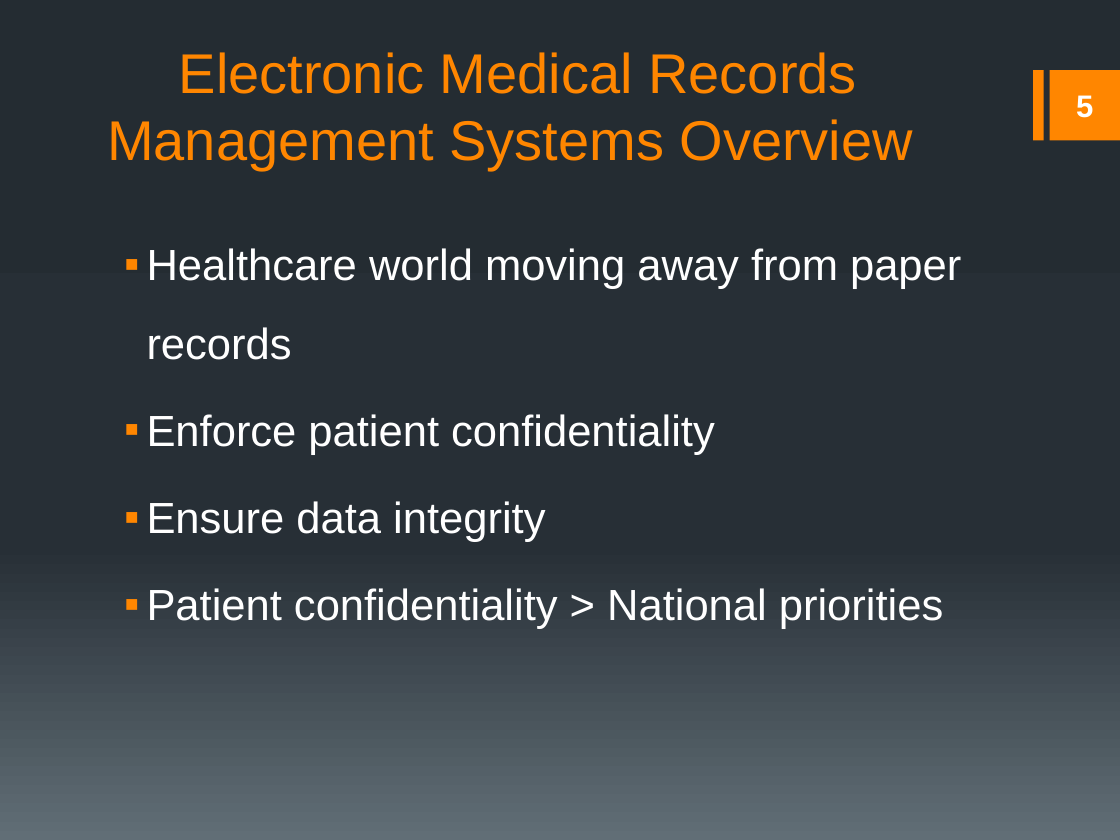
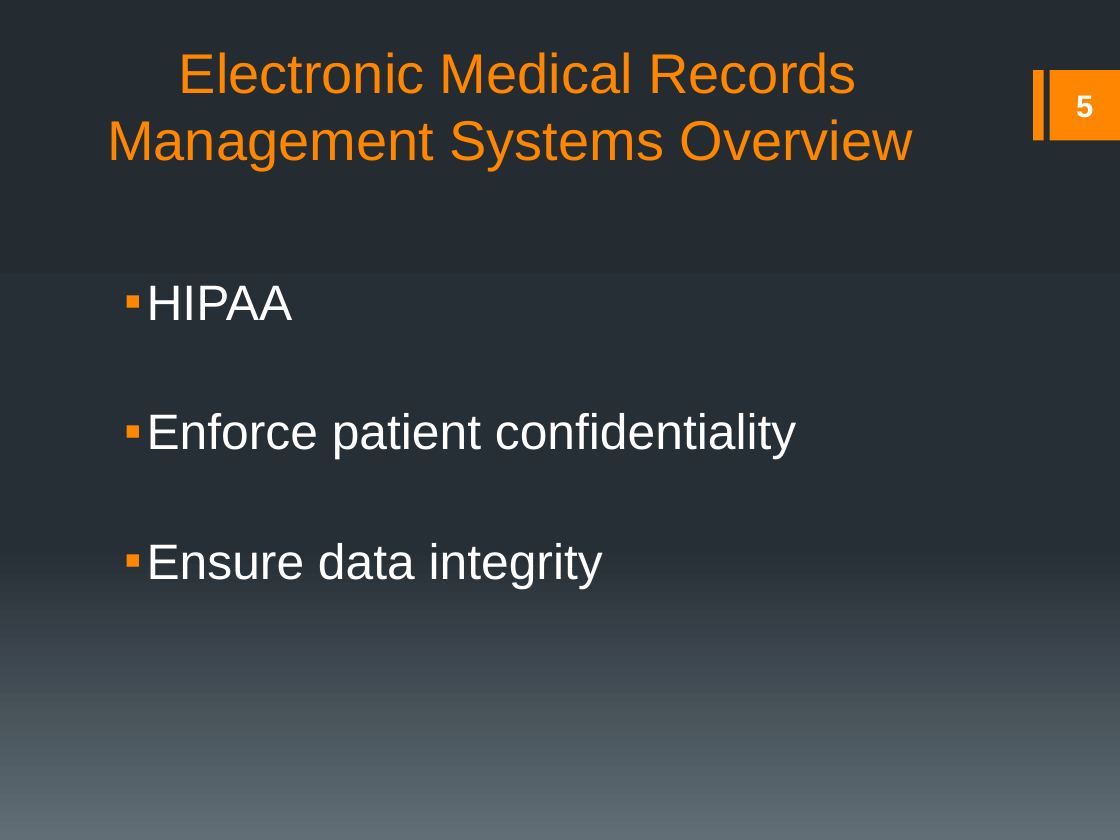
Before and after one commit to rmkane/semrs, a slide deck: slide 5 of Documentation/Final_Presentation.pptx. Drawn at 1120x840 pixels with LibreOffice and Linux fonts; fonts in the diff are those of the drawing. Boxes give left, top, right and bottom in pixels: in the first picture for what was removed or moved away, otherwise in the second. Text is boxed around its words. In the diff, an @@ line names an element or a change of style, - is before the commit and + after.

```diff
--- a/Documentation/Final_Presentation.pptx
+++ b/Documentation/Final_Presentation.pptx
@@ text at bbox=[147, 285, 293, 320]: text changed; size 28 to 32 pt @@
-▪ Healthcare world moving away from paper records
+▪ HIPAA
@@ text at bbox=[147, 413, 796, 589]: size 28 to 32 pt; line spacing 1.5 to 2 @@
@@ text at bbox=[147, 588, 943, 629]: paragraph removed @@
-▪ Patient confidentiality > National priorities
```
Also in this commit, not shown: 2 other slides changed, 3 slides removed, 2 other files.
